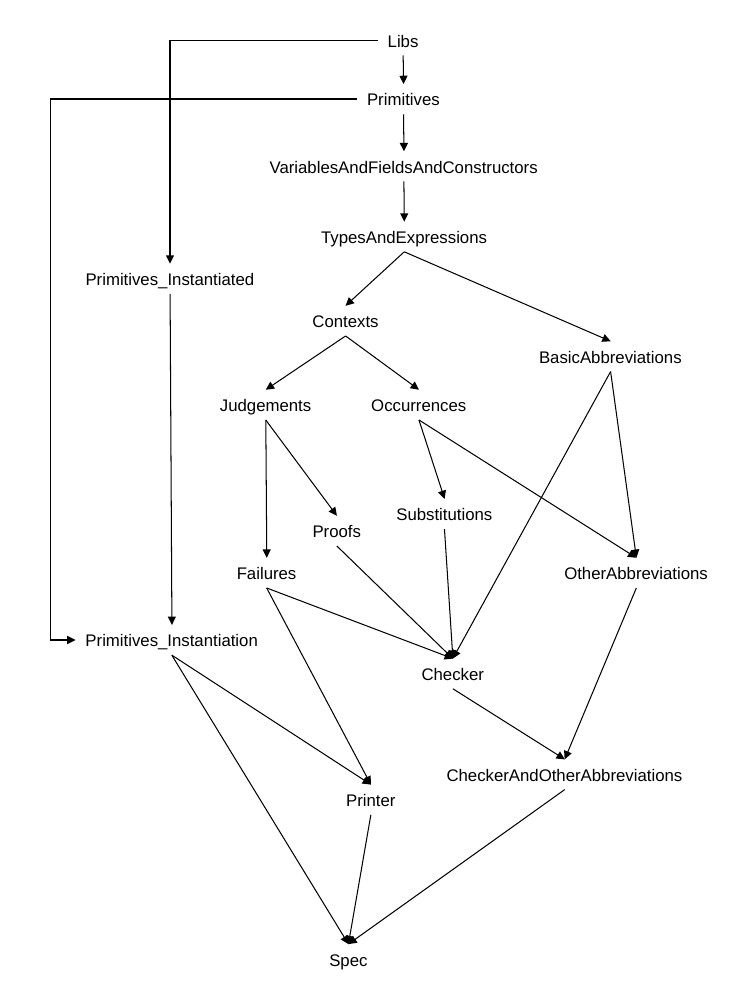
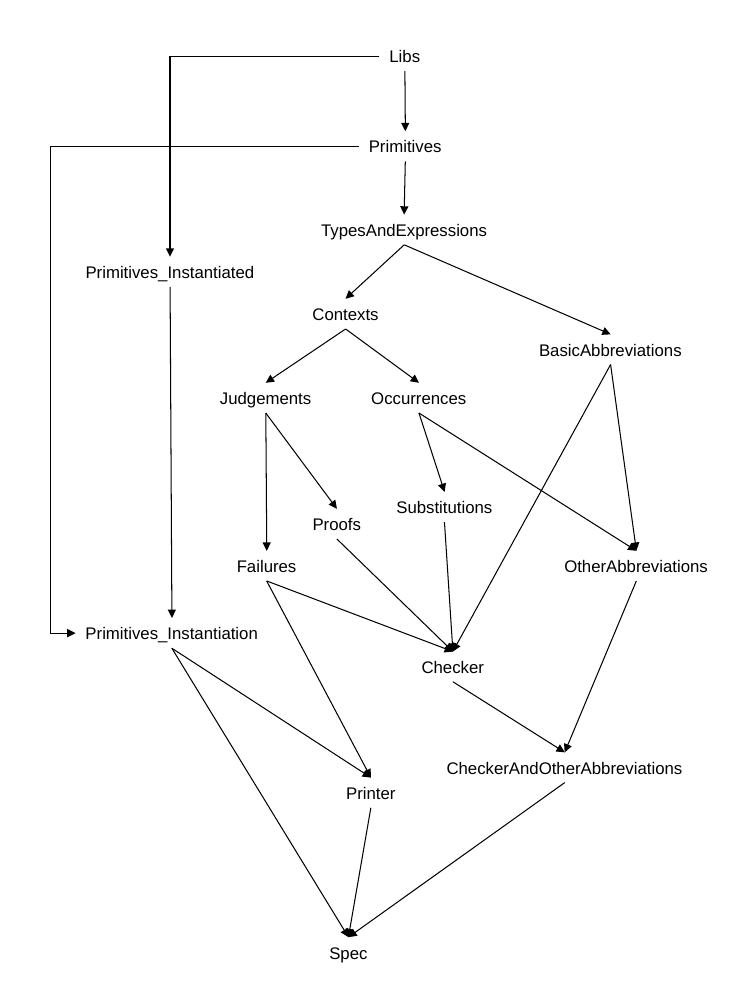
Before and after one commit to KestrelInstitute/Specware, a slide deck: slide 1 of Provers/ProofChecker/dependencies.ppt. Drawn at 756x1008 pixels with LibreOffice and Linux fonts; fonts in the diff are those of the drawing. Boxes give left, top, right and bottom in pixels: in the first picture for what was removed or moved away, otherwise in the second. Text is boxed around its words. In the diff, an @@ line names an element or a change of style, - is before the commit and + after.

```diff
--- a/Provers/ProofChecker/dependencies.ppt
+++ b/Provers/ProofChecker/dependencies.ppt
@@ elbow arrow moved from (378, 40) - (170, 264) to (379, 56) - (170, 257) @@
@@ text "Libs": place and size @@
-text "Libs" at (388, 35, 419, 47)
+text "Libs" at (389, 50, 420, 62)
@@ arrow removed from (403, 55) to (403, 84) @@
@@ arrow moved from (403, 114) - (404, 151) to (405, 72) - (405, 131) @@
@@ elbow arrow moved from (357, 99) - (76, 640) to (359, 146) - (76, 633) @@
@@ text "Primitives": place and size @@
-text "Primitives" at (367, 93, 440, 105)
+text "Primitives" at (369, 140, 442, 152)
@@ text removed at (270, 161, 538, 173) @@
-VariablesAndFieldsAndConstructors
@@ arrow moved from (404, 181) - (404, 222) to (405, 161) - (404, 215) @@
@@ 21 arrows, 15 texts: place and size @@
-21 arrows, 15 texts at (85, 231, 708, 970)
+21 arrows, 15 texts at (85, 224, 708, 963)
```
